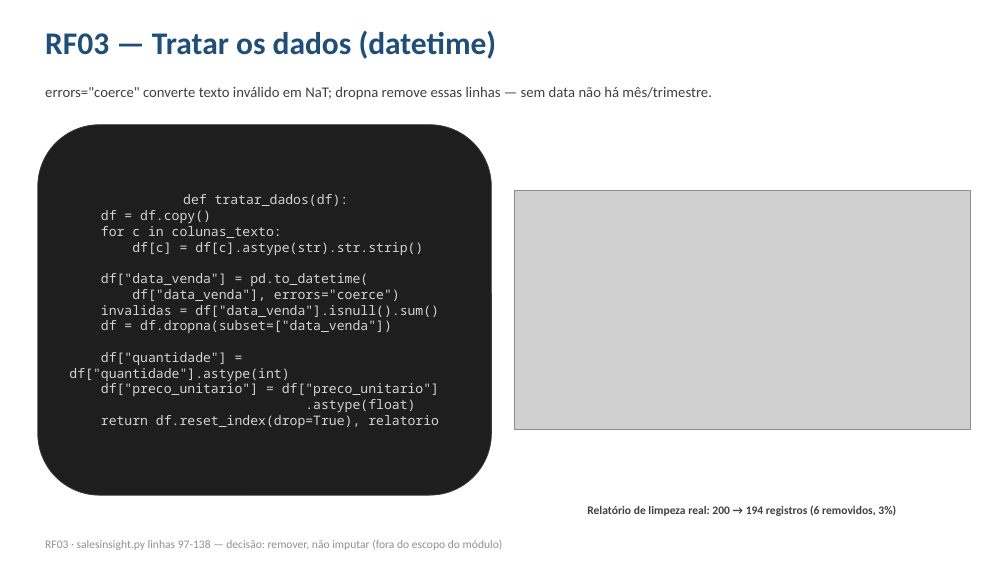
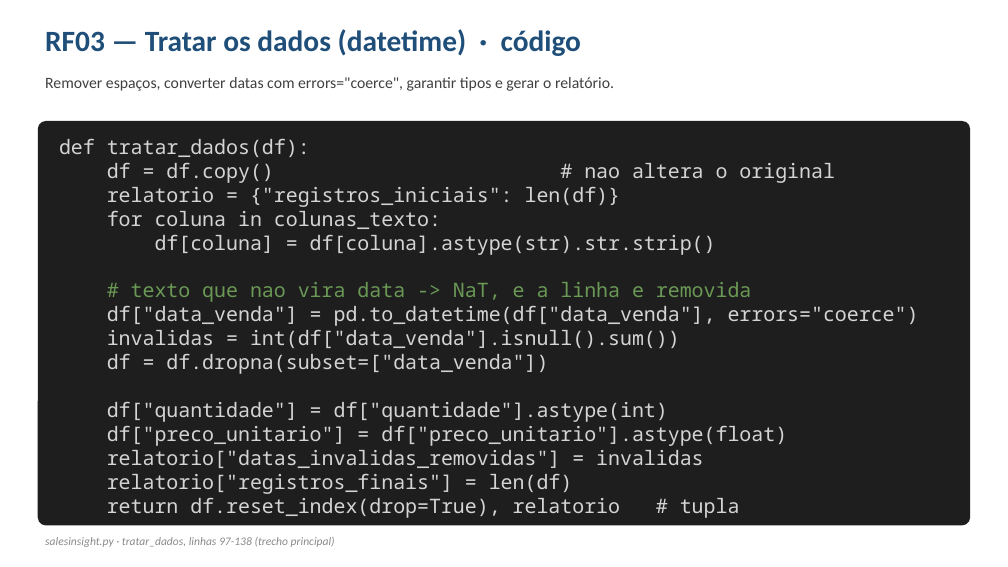
Before and after one commit to petersongardin/SalesInsight-PY, a slide deck: slide 8 of SalesInsight_PY.pptx (slide 5 before the commit). Drawn at 1008x567 pixels with LibreOffice and Linux fonts; fonts in the diff are those of the drawing; grey boxes stand for pictures. Boxes give left, top, right and bottom in pixels: in the first picture for what was removed or moved away, otherwise in the second. Text is boxed around its words. In the diff, an @@ line names an element or a change of style, - is before the commit and + after.

```diff
--- a/SalesInsight_PY.pptx
+++ b/SalesInsight_PY.pptx
@@ text at <box>45,29,581,56</box>: text changed; size 30 to 28 pt @@
-RF03 — Tratar os dados (datetime)
+RF03 — Tratar os dados (datetime) · código
@@ text removed at <box>45,86,712,100</box> @@
-errors="coerce" converte texto inválido em NaT; dropna remove essas linhas — sem data não há mês/trimestre.
@@ text added at <box>45,77,614,91</box>, 15 pt, text #404040 @@
+Remover espaços, converter datas com errors="coerce", garantir tipos e gerar o relatório.
@@ rounded rectangle "def tratar_dados(df):": place and size @@
-rounded rectangle "def tratar_dados(df):" at <box>38,125,492,495</box>
+rounded rectangle "def tratar_dados(df):" at <box>38,121,970,526</box>
@@ rounded rectangle "def tratar_dados(df):" at <box>38,121,970,526</box>: vertical alignment middle to top; outline #3A3A3A 0.75 pt to none; proportions changed @@
@@ text in rounded rectangle at <box>59,138,668,422</box>: size 12.5 to 18.9 pt in "def tratar_dados(df):", "df = df.dropna(subset=["data_venda"])", "df["quantidade"] = df["quantidade"].astype(int)"; alignment centre to left @@
@@ text in rounded rectangle at <box>107,163,919,348</box>: text changed; size 12.5 to 18.9 pt @@
-df = df.copy()
-for c in colunas_texto:
-df[c] = df[c].astype(str).str.strip()
-df["data_venda"] = pd.to_datetime(
-df["data_venda"], errors="coerce")
-invalidas = df["data_venda"].isnull().sum()
+df = df.copy() # nao altera o original
+relatorio = {"registros_iniciais": len(df)}
+for coluna in colunas_texto:
+df[coluna] = df[coluna].astype(str).str.strip()
+# texto que nao vira data -> NaT, e a linha e removida
+df["data_venda"] = pd.to_datetime(df["data_venda"], errors="coerce")
+invalidas = int(df["data_venda"].isnull().sum())
@@ picture removed at <box>514,191,970,430</box> @@
@@ text in rounded rectangle at <box>107,426,787,518</box>: text changed; size 12.5 to 18.9 pt @@
-df["preco_unitario"] = df["preco_unitario"]
-.astype(float)
-return df.reset_index(drop=True), relatorio
+df["preco_unitario"] = df["preco_unitario"].astype(float)
+relatorio["datas_invalidas_removidas"] = invalidas
+relatorio["registros_finais"] = len(df)
+return df.reset_index(drop=True), relatorio # tupla
@@ text removed at <box>587,505,896,516</box> @@
-Relatório de limpeza real: 200 → 194 registros (6 removidos, 3%)
@@ text at <box>45,537,335,547</box>: text changed; text colour #909090 to #8A8A8A; italic on @@
-RF03 · salesinsight.py linhas 97-138 — decisão: remover, não imputar (fora do escopo do módulo)
+salesinsight.py · tratar_dados, linhas 97-138 (trecho principal)
```
Also in this commit, not shown: 18 other slides changed, 19 slides added, 2 slides removed, 15 other files.
